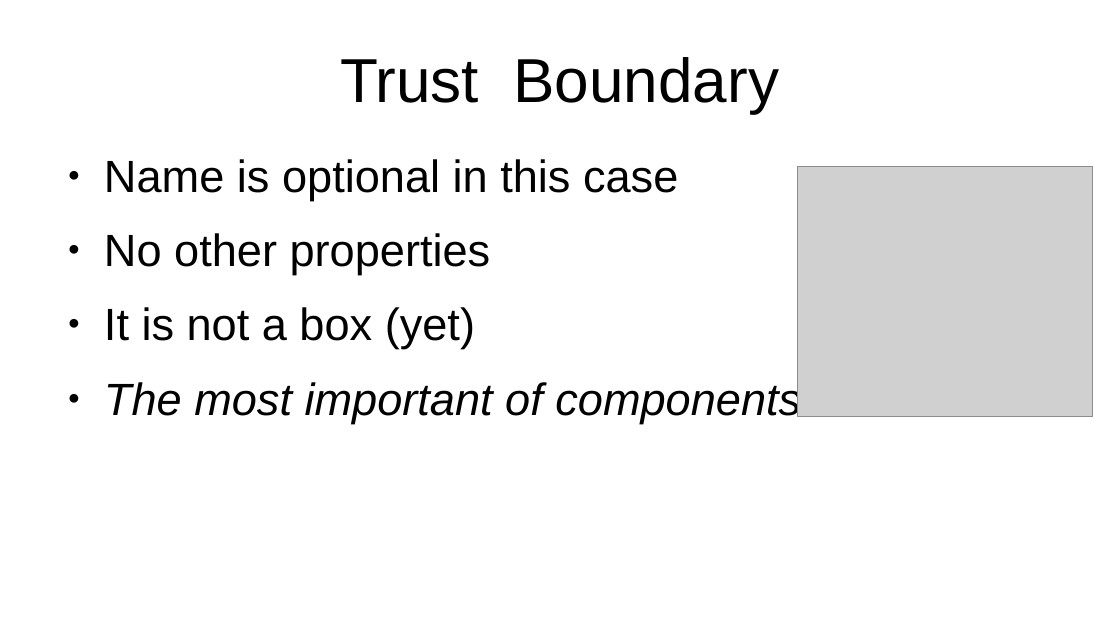
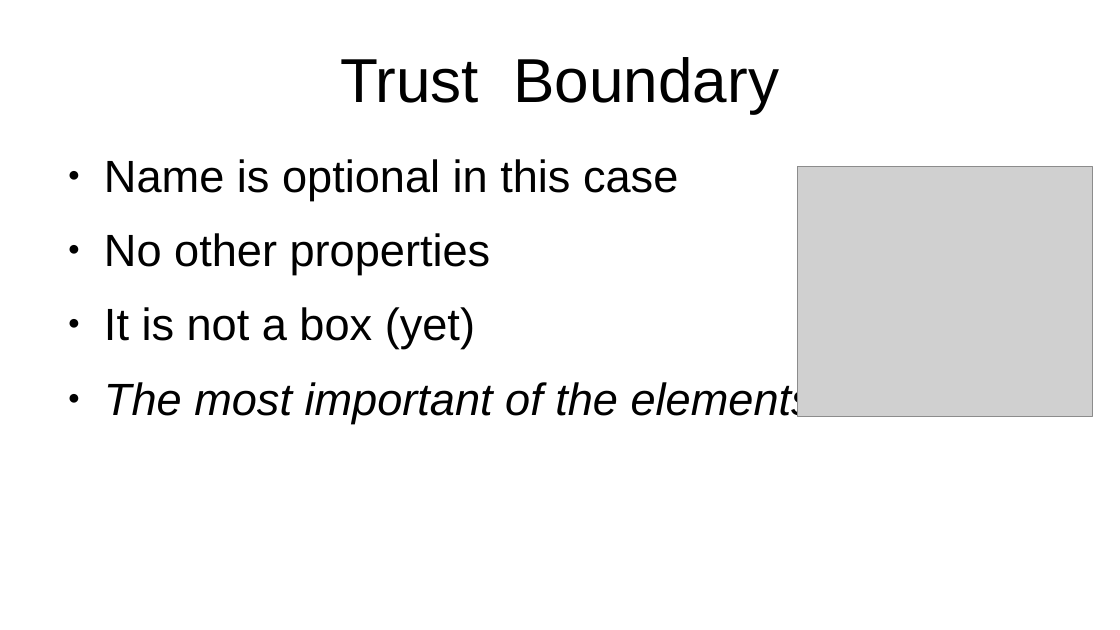
Before and after one commit to threatdragon/threatdragon.github.io, a slide deck: slide 23 of public/downloads/enter-the-dragon.odp (slide 22 before the commit). Drawn at 1120x630 pixels with LibreOffice and Linux fonts; fonts in the diff are those of the drawing; grey boxes stand for pictures. Boxes give left, top, right and bottom in pixels: in the first picture for what was removed or moved away, otherwise in the second. Text is boxed around its words. In the diff, an @@ line names an element or a change of style, - is before the commit and + after.

```diff
--- a/public/downloads/enter-the-dragon.odp
+++ b/public/downloads/enter-the-dragon.odp
@@ text at bbox=[104, 379, 814, 423]: text changed @@
-● The most important of components
+● The most important of the elements
```
Also in this commit, not shown: 4 other slides changed, 1 slide added, 2 other files.
